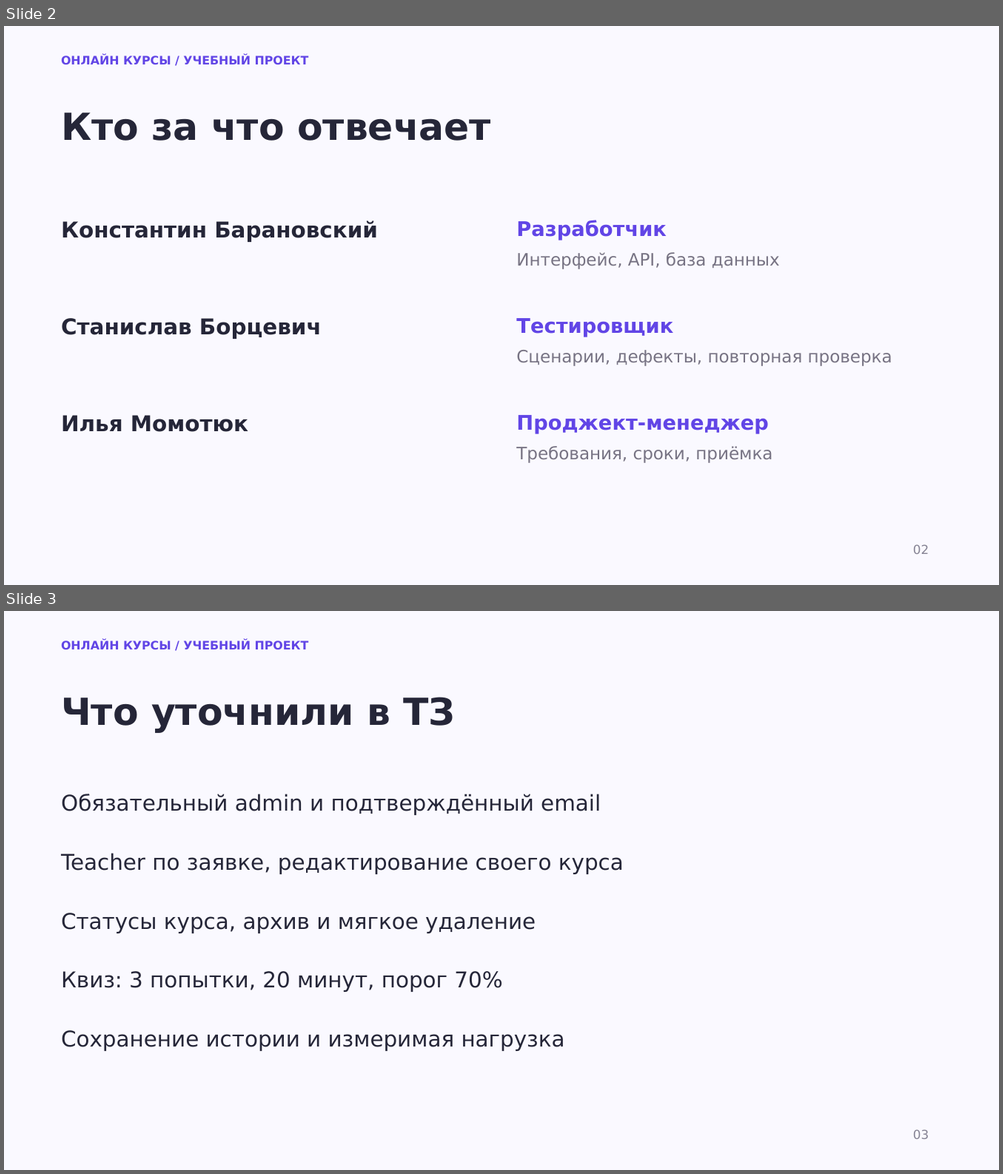
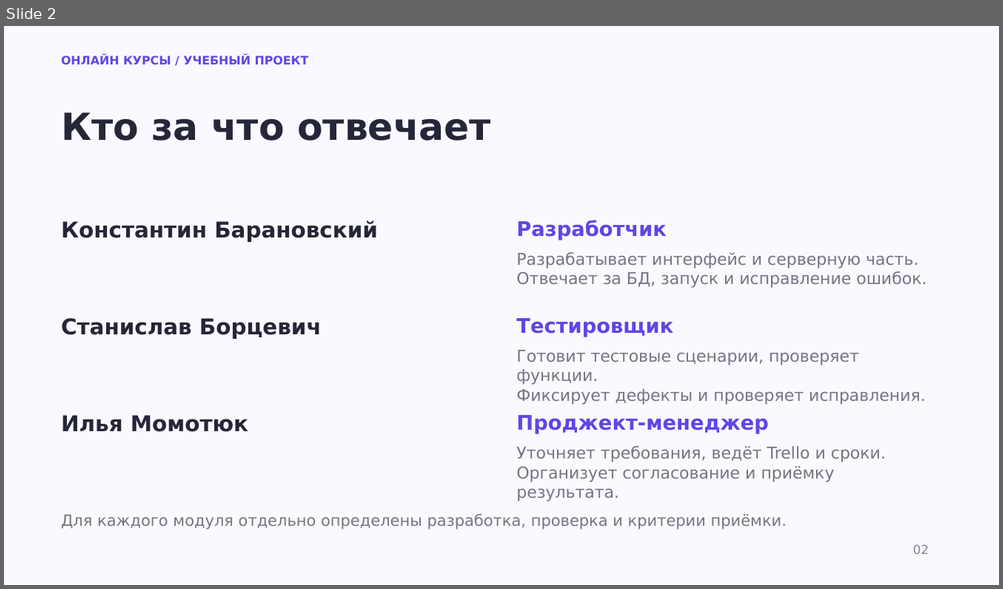
Before and after one commit to lool132k/Online-Courses, a slide deck: docs/presentation.pptx. Shown one above the other, each under a label of ours: slides 2 and 3 before the commit, slide 2 after it. The pictures are 1003x1174 and 1003x589 pixels, drawn with LibreOffice and Linux fonts; fonts in the diff are those of the drawing. Boxes give left, top, right and bottom in pixels: in the first picture for what was removed or moved away, otherwise in the second. Text is boxed around its words. In the diff, an @@ line names an element or a change of style, - is before the commit and + after.

```diff
--- a/docs/presentation.pptx
+++ b/docs/presentation.pptx
@@ slide 3 removed at [4, 611, 999, 1170], background #FAF9FF @@
@@ text removed at [61, 639, 309, 649] @@
-ОНЛАЙН КУРСЫ / УЧЕБНЫЙ ПРОЕКТ
@@ text removed at [61, 697, 455, 733] @@
-Что уточнили в ТЗ
@@ text removed at [61, 794, 600, 815] @@
-Обязательный admin и подтверждённый email
@@ text removed at [61, 853, 623, 874] @@
-Teacher по заявке, редактирование своего курса
@@ text removed at [61, 913, 535, 934] @@
-Статусы курса, архив и мягкое удаление
@@ text removed at [61, 971, 502, 992] @@
-Квиз: 3 попытки, 20 минут, порог 70%
@@ text removed at [61, 1031, 565, 1051] @@
-Сохранение истории и измеримая нагрузка
@@ text removed at [913, 1130, 928, 1139] @@
-03
@@ slide 2 changed as well @@
@@ text at [516, 252, 926, 288]: text changed; size 16.5 to 15.8 pt @@
-Интерфейс, API, база данных
+Разрабатывает интерфейс и серверную часть.
+Отвечает за БД, запуск и исправление ошибок.
@@ text at [516, 350, 925, 405]: text changed; size 16.5 to 15.8 pt @@
-Сценарии, дефекты, повторная проверка
+Готовит тестовые сценарии, проверяет функции.
+Фиксирует дефекты и проверяет исправления.
@@ text at [516, 446, 885, 502]: text changed; size 16.5 to 15.8 pt @@
-Требования, сроки, приёмка
+Уточняет требования, ведёт Trello и сроки.
+Организует согласование и приёмку результата.
@@ text added at [61, 514, 786, 530], 15 pt, text #777383 @@
+Для каждого модуля отдельно определены разработка, проверка и критерии приёмки.
```
Also in this commit, not shown: 2 other slides changed, 5 slides added, 2 other slides removed, 1 other file.
